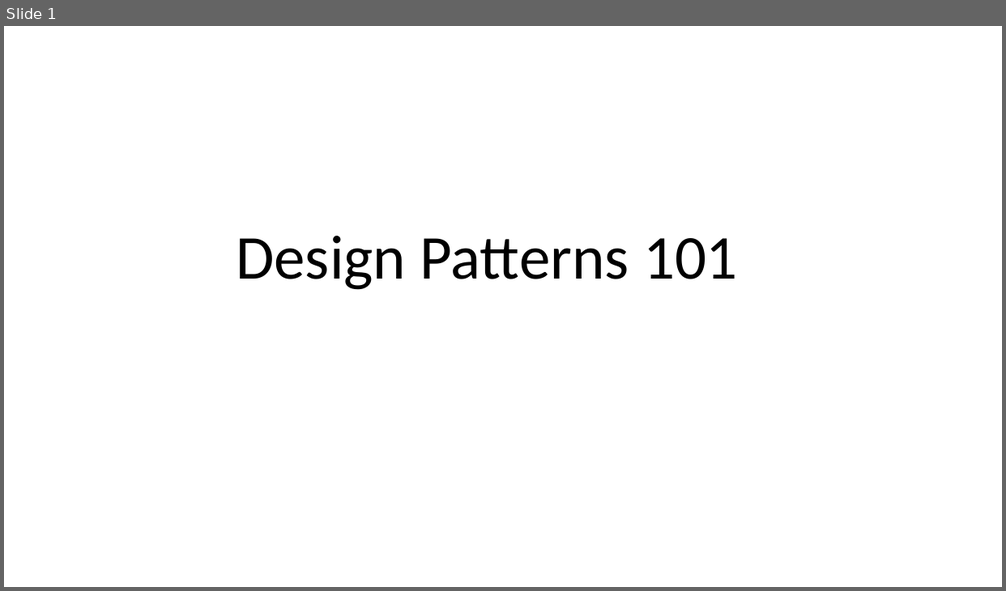
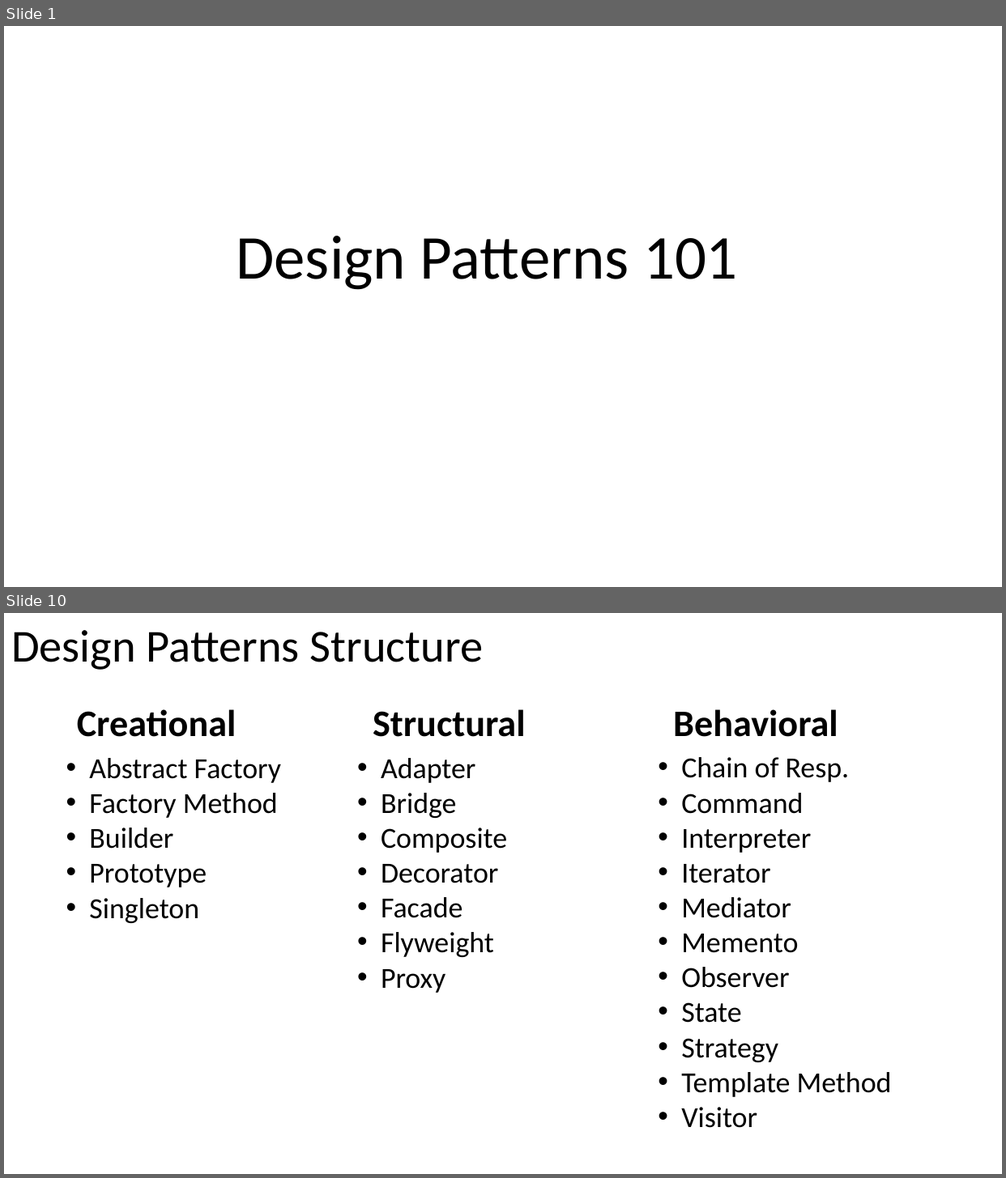
Before and after one commit to PlumpMath/DesignPatterns101, a slide deck: DesignPatterns101.pptx. Shown one above the other, each under a label of ours: slide 1 before the commit, slides 1 and 10 after it; the slides between them are not shown. The pictures are 1006x591 and 1006x1178 pixels, drawn with LibreOffice and Linux fonts; fonts in the diff are those of the drawing. Boxes give left, top, right and bottom in pixels: in the first picture for what was removed or moved away, otherwise in the second. Text is boxed around its words. In the diff, an @@ line names an element or a change of style, - is before the commit and + after.

```diff
--- a/DesignPatterns101.pptx
+++ b/DesignPatterns101.pptx
@@ slide 10 added at (x1=4, y1=613, x2=1002, y2=1174), background #FFFFFF @@
@@ text added at (x1=11, y1=630, x2=483, y2=670), 44 pt, text #000000 @@
+Design Patterns Structure
@@ group added at (x1=77, y1=709, x2=892, y2=1128): 6 texts @@
+• Abstract Factory
+• Factory Method
+• Builder
+• Prototype
+• Singleton
+Creational
+• Adapter
+• Bridge
+• Composite
+• Decorator
+• Facade
+• Flyweight
+• Proxy
+Structural
+• Chain of Resp.
+• Command
+• Interpreter
+• Iterator
+• Mediator
+• Memento
+• Observer
+• State
+• Strategy
+• Template Method
+• Visitor
+Behavioral
```
Also in this commit, not shown: 1 slide changed, 14 other slides added.
